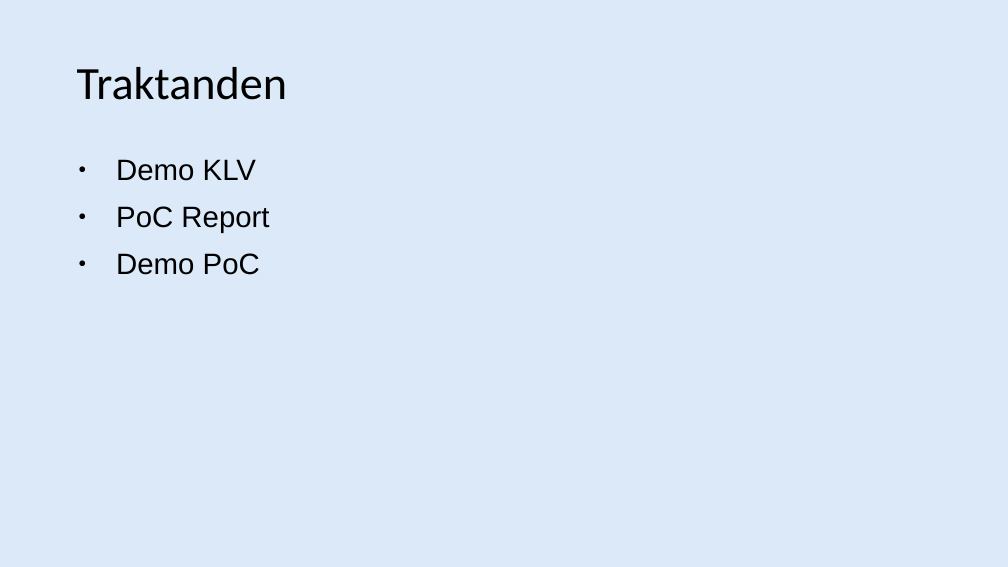
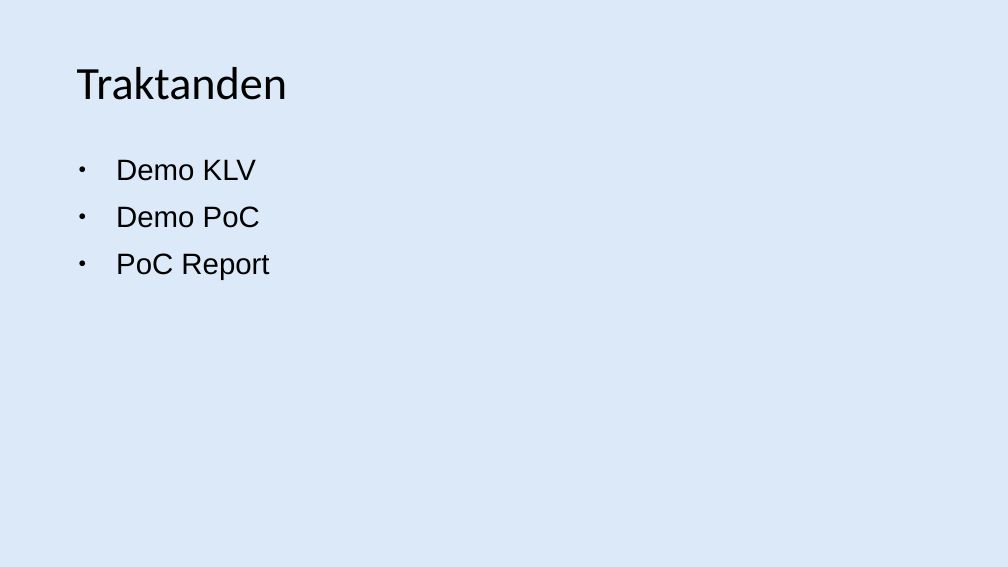
Before and after one commit to TheCodear/PSE-eonum-docrepo, a slide deck: slide 2 of meetings/PräsentationPoc.pptx. Drawn at 1008x567 pixels with LibreOffice and Linux fonts; fonts in the diff are those of the drawing; background and template pictures are left out. Boxes give left, top, right and bottom in pixels: in the first picture for what was removed or moved away, otherwise in the second. Text is boxed around its words. In the diff, an @@ line names an element or a change of style, - is before the commit and + after.

```diff
--- a/meetings/PräsentationPoc.pptx
+++ b/meetings/PräsentationPoc.pptx
@@ text at box(116, 206, 260, 228): paragraph added @@
+● Demo PoC
@@ text at box(116, 253, 260, 275): paragraph removed @@
-● Demo PoC
```
Also in this commit, not shown: 2 other slides changed, 4 slides added.
